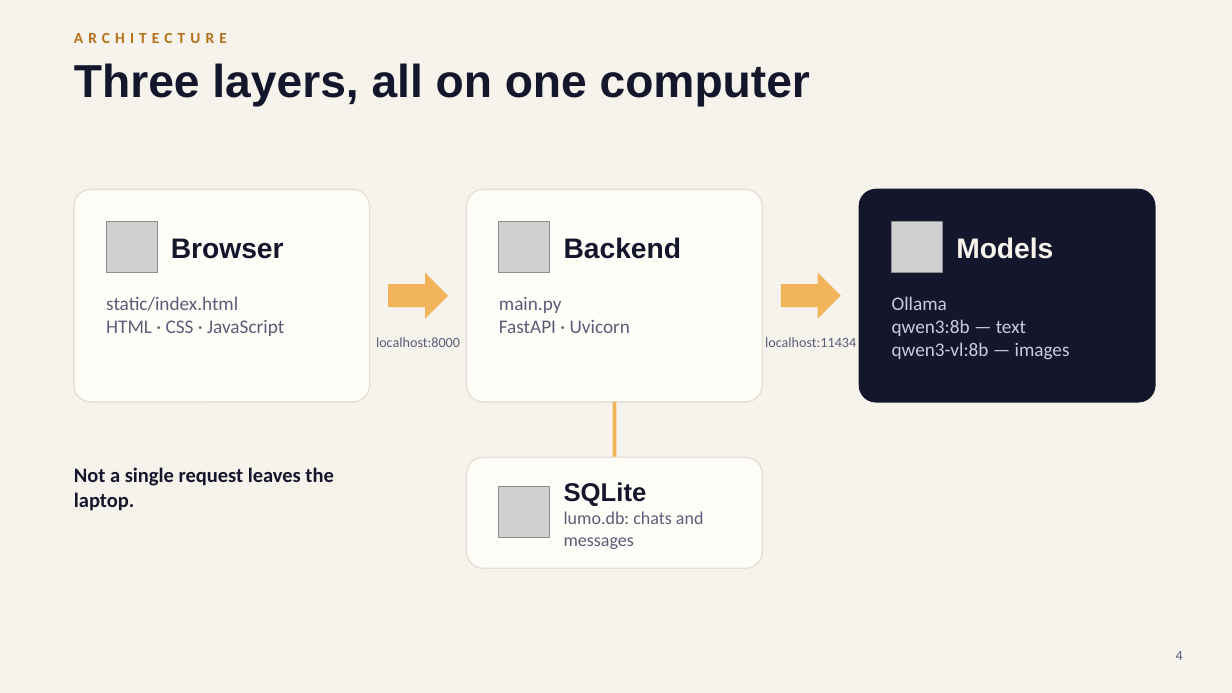
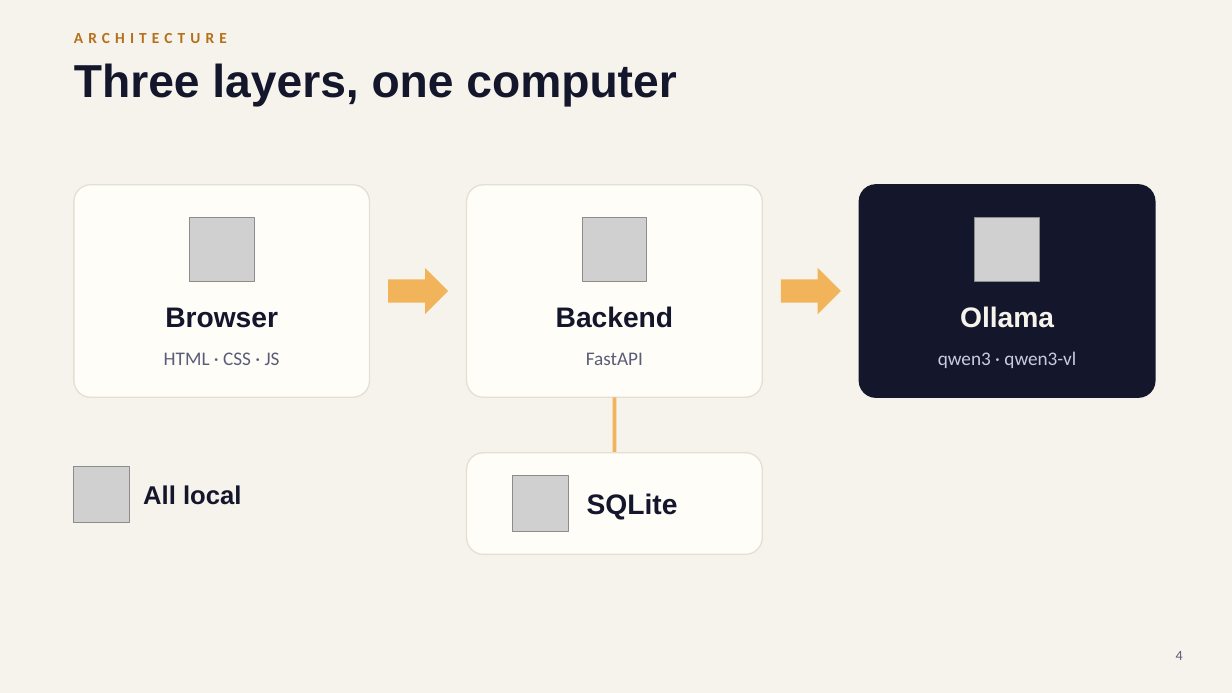
Before and after one commit to surnova2703/lumelle, a slide deck: slide 4 of docs/Lumo_AI_tech_EN.pptx. Drawn at 1232x693 pixels with LibreOffice and Linux fonts; fonts in the diff are those of the drawing; grey boxes stand for pictures. Boxes give left, top, right and bottom in pixels: in the first picture for what was removed or moved away, otherwise in the second. Text is boxed around its words. In the diff, an @@ line names an element or a change of style, - is before the commit and + after.

```diff
--- a/docs/Lumo_AI_tech_EN.pptx
+++ b/docs/Lumo_AI_tech_EN.pptx
@@ title at (74,63,676,106): text changed @@
-Three layers, all on one computer
+Three layers, one computer
@@ picture: place and size @@
-picture at (106,222,157,273)
+picture at (189,217,254,282)
@@ picture: place and size @@
-picture at (499,222,550,273)
+picture at (582,217,647,282)
@@ picture: place and size @@
-picture at (892,222,943,273)
+picture at (975,217,1040,282)
@@ text "Browser": place and size @@
-text "Browser" at (171,238,284,259)
+text "Browser" at (165,307,278,328)
@@ text "Browser" at (165,307,278,328): alignment left to centre @@
@@ text "Backend" at (556,306,673,328): alignment left to centre @@
@@ text "Backend": place and size @@
-text "Backend" at (564,237,681,259)
+text "Backend" at (556,306,673,328)
@@ text at (960,306,1054,328): text changed @@
-Models
+Ollama
@@ text at (164,352,280,365): text changed @@
-static/index.html
-HTML · CSS · JavaScript
+HTML · CSS · JS
@@ text removed at (376,337,460,347) @@
-localhost:8000
@@ vertical alignment top to middle in 3 elements at (938,351,1076,368), (164,352,280,365), (586,352,643,365) @@
@@ text at (586,352,643,365): text changed @@
-main.py
-FastAPI · Uvicorn
+FastAPI
@@ text removed at (765,337,856,347) @@
-localhost:11434
@@ text at (938,351,1076,368): text changed @@
-Ollama
-qwen3:8b — text
-qwen3-vl:8b — images
+qwen3 · qwen3-vl
@@ 3 rounded rectangles, 2 right arrows, 1 line: place and size @@
-3 rounded rectangles, 2 right arrows, 1 line at (74,189,1155,457)
+3 rounded rectangles, 2 right arrows, 1 line at (74,185,1155,453)
@@ text removed at (74,467,333,511) @@
-Not a single request leaves the laptop.
@@ picture added at (74,467,129,522) @@
@@ rounded rectangle: place and size @@
-rounded rectangle at (467,457,762,568)
+rounded rectangle at (467,453,762,555)
@@ rounded rectangle at (467,453,762,555): proportions changed @@
@@ picture: place and size @@
-picture at (499,487,550,538)
+picture at (513,476,568,531)
@@ text "SQLite": place and size @@
-text "SQLite" at (564,482,704,549)
+text "SQLite" at (587,493,678,520)
@@ text "SQLite" at (587,493,678,520): size 20 to 22 pt @@
@@ text added at (143,485,242,505), 20 pt, text #14162B, bold @@
+All local
@@ text at (564,511,704,549): paragraph removed @@
-lumo.db: chats and messages
```
Also in this commit, not shown: 10 other slides changed, 1 slide added, 1 slide removed, 29 other files.
